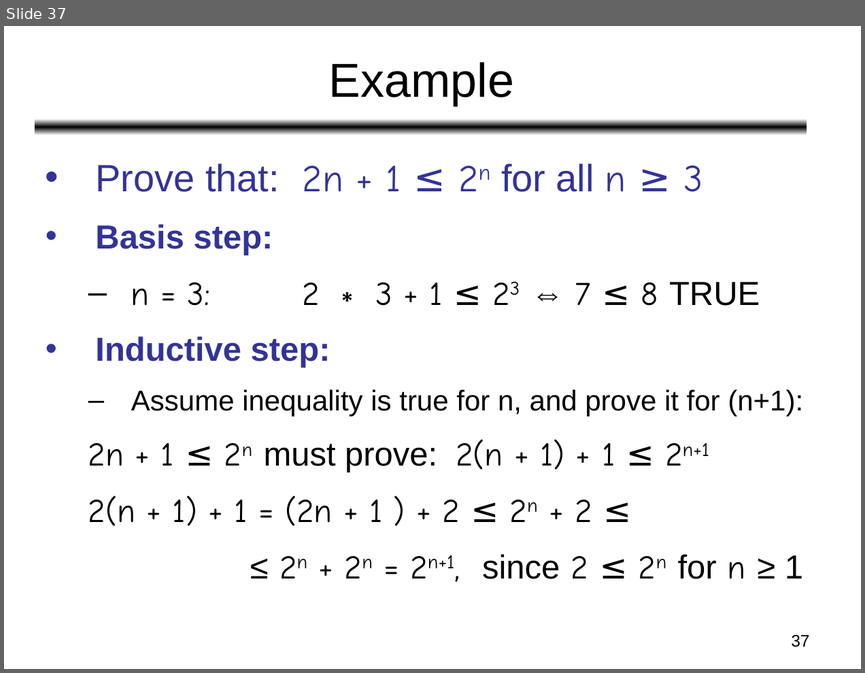
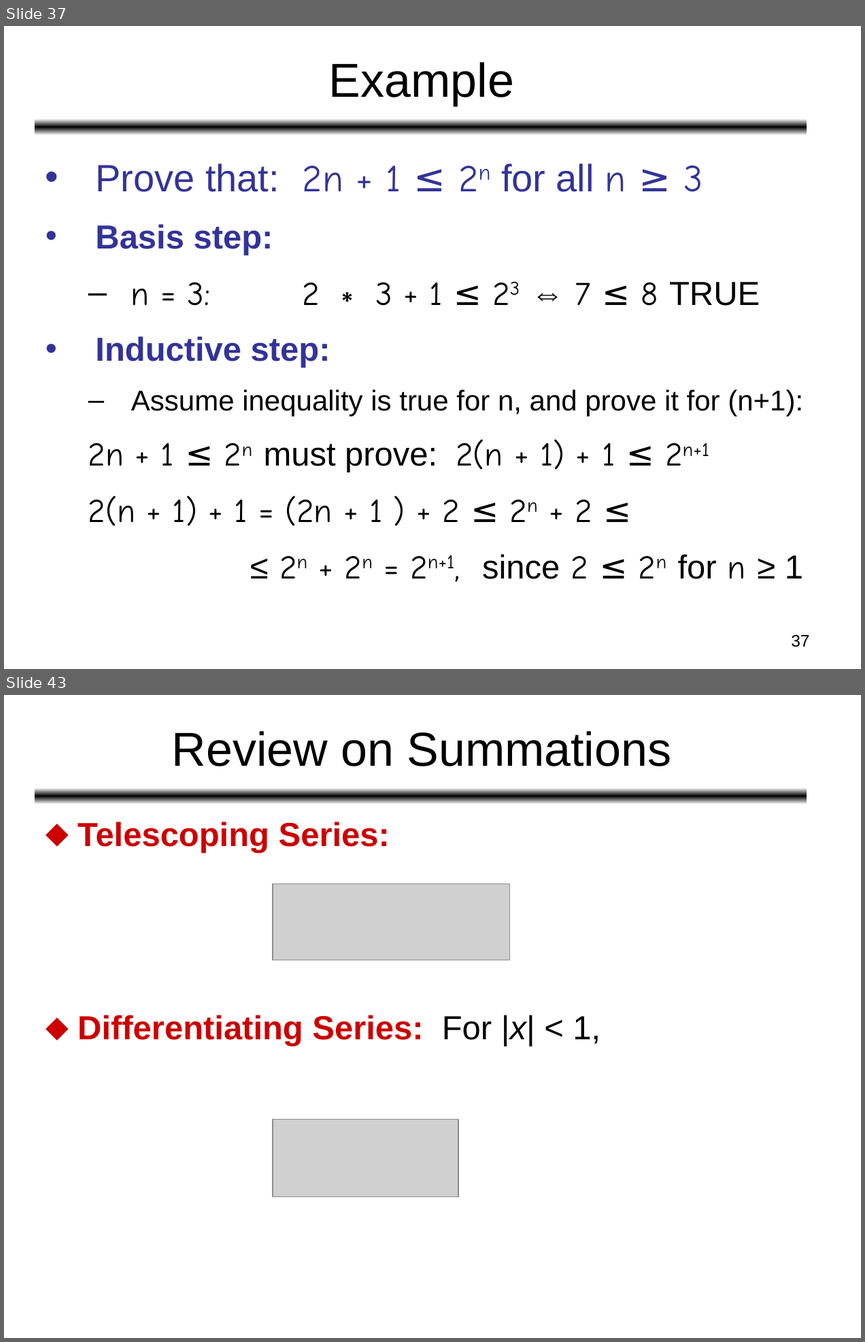
Before and after one commit to Emadalsuwat/emadalsuwat.github.io, a slide deck: algorithms/Lecture 1.ppt. Shown one above the other, each under a label of ours: slide 37 before the commit, slides 37 and 43 after it; the slides between them are not shown. The pictures are 865x673 and 865x1342 pixels, drawn with LibreOffice and Linux fonts; fonts in the diff are those of the drawing; grey boxes stand for pictures. Boxes give left, top, right and bottom in pixels: in the first picture for what was removed or moved away, otherwise in the second. Text is boxed around its words. In the diff, an @@ line names an element or a change of style, - is before the commit and + after.

```diff
--- a/algorithms/Lecture 1.ppt
+++ b/algorithms/Lecture 1.ppt
@@ slide 43 added at box(4, 695, 861, 1338), background #FFFFFF; not listed: 1 template element that a slide beside it also shows @@
@@ title added at box(172, 731, 672, 766), 40 pt, text #000000 @@
+Review on Summations
@@ text added at box(77, 821, 600, 1047), 28 pt, text #CC0000, bold @@
+⬥ Telescoping Series:
+⬥ Differentiating Series: For |x| < 1,
@@ picture added at box(273, 883, 509, 960) @@
@@ picture added at box(273, 1119, 459, 1196) @@
```
Also in this commit, not shown: 1 slide changed, 7 other slides added.
